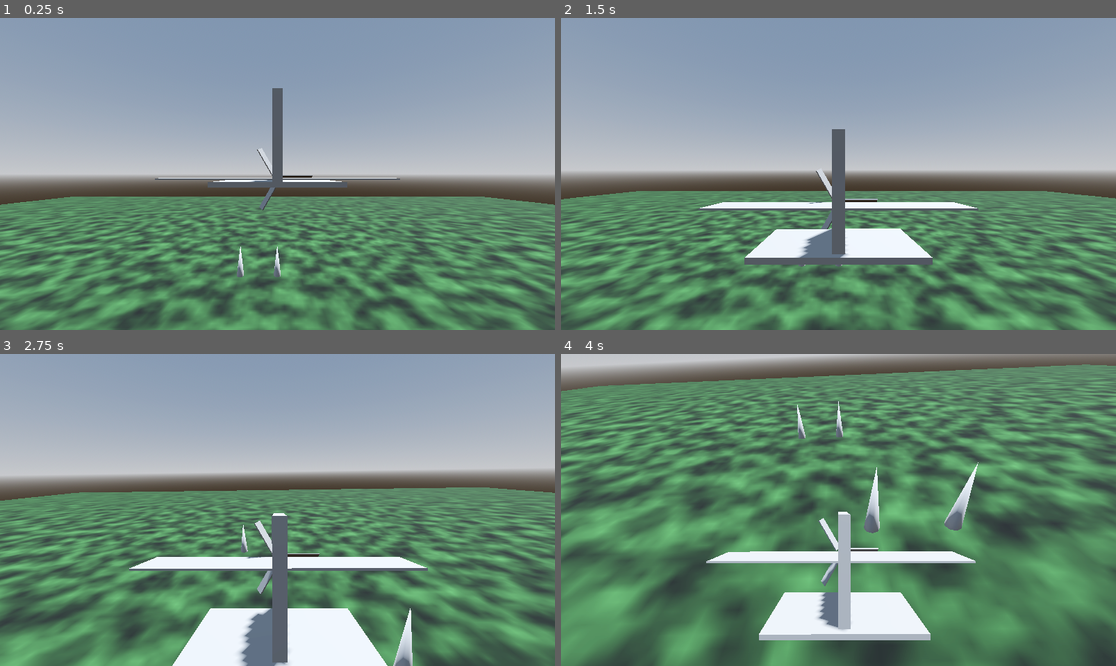
Above: before the commit, frames 1-4 (two rows, left to right).
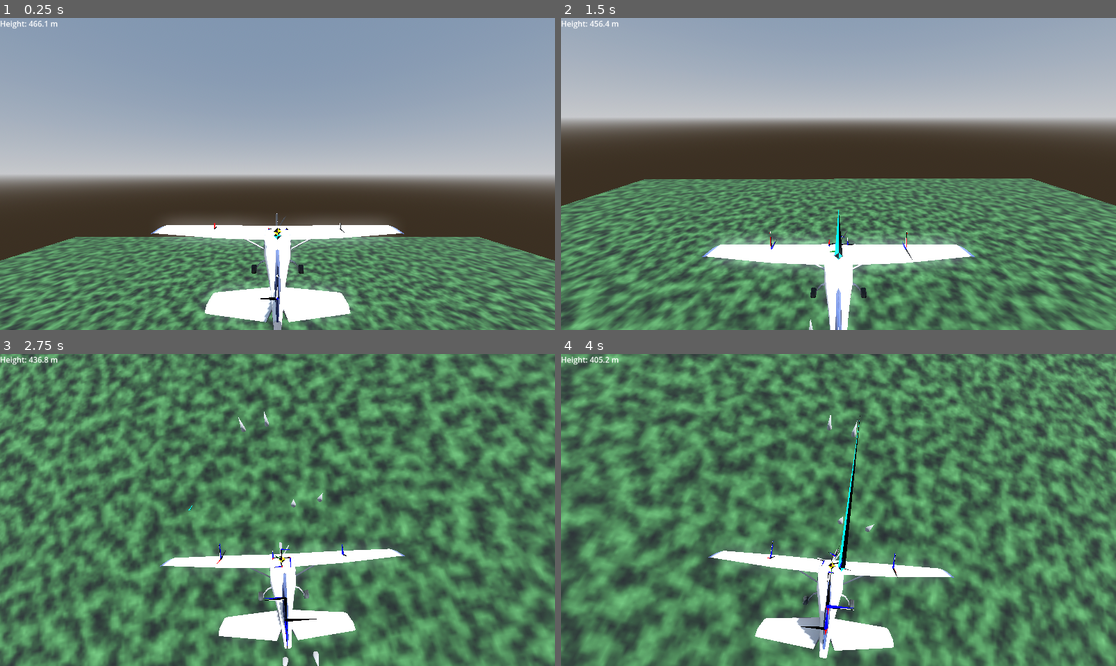
Above: after the commit, the same moments.

Repository: volodynator/flight-simulator
Game: Godot game, scene res://test_scenes/main.tscn
Same seed, same stepped clock (60 frames per second), same inputs: the game is played once before the commit and once after it. The project has no main scene, so this scene is started directly.
Inputs:
- Up to frame 1 (0.25 s): no input
- Up to frame 2 (1.5 s): hold Right (ui_right) 0.53-1.28 s; hold Ctrl (throttle_down) from 1.28 s (still down)
- Up to frame 3 (2.75 s): release Ctrl (throttle_down) at 2.03 s; hold Right (ui_right) from 2.03 s (still down)
- Up to frame 4 (4 s): release Right (ui_right) at 2.78 s; hold Shift (throttle_up) 2.78-3.53 s; hold Left (ui_left) from 3.53 s (still down)

The runs differ from the first frame. In frame 1, 32% of the frame differs, in the area x 0-100%, y 0-100%; in frame 2, 64%; in frame 3, 77%; in frame 4, 61%.

Commit message:
Add plane model, improve flight

Diff:
--- a/aero_body_3d.tscn
+++ b/aero_body_3d.tscn
@@ -153,6 +153,8 @@
 	last_rotation = get_parent().global_basis
 
 func _process(delta):
+	var plane_height = get_parent().global_position.y
+
 	#allows us to flip if the camera will lag behind due to movements, or if it will look ahead due to movements.
 	if look_ahead_lag_behind_toggle:
 		#position camera relative to movement direction
@@ -165,6 +167,7 @@
 	else:
 		position = dir * get_parent().global_basis * follow_distance
 		rotation = (rot).get_euler() * rotation_effect_multiplier
+
 
 
 "
--- a/main.tscn
+++ /dev/null
@@ -1,63 +0,0 @@
-[gd_scene load_steps=10 format=3 uid="uid://d018grxnd7x6i"]
-
-[ext_resource type="PackedScene" uid="uid://x4vt0jbuyet8" path="res://aero_body_3d.tscn" id="1_tjius"]
-[ext_resource type="PackedScene" path="res://pillars.tscn" id="2_bex3p"]
-
-[sub_resource type="ProceduralSkyMaterial" id="ProceduralSkyMaterial_3pr32"]
-sky_horizon_color = Color(0.64625, 0.65575, 0.67075, 1)
-ground_horizon_color = Color(0.64625, 0.65575, 0.67075, 1)
-
-[sub_resource type="Sky" id="Sky_6ykpw"]
-sky_material = SubResource("ProceduralSkyMaterial_3pr32")
-
-[sub_resource type="Environment" id="Environment_cg6fh"]
-background_mode = 2
-sky = SubResource("Sky_6ykpw")
-tonemap_mode = 2
-glow_enabled = true
-
-[sub_resource type="BoxShape3D" id="BoxShape3D_mouss"]
-size = Vector3(1000, 1, 1000)
-
-[sub_resource type="FastNoiseLite" id="FastNoiseLite_8llo8"]
-frequency = 0.11
-
-[sub_resource type="NoiseTexture2D" id="NoiseTexture2D_ccx6r"]
-noise = SubResource("FastNoiseLite_8llo8")
-
-[sub_resource type="StandardMaterial3D" id="StandardMaterial3D_uni3l"]
-albedo_color = Color(0.246682, 0.450129, 0.235876, 1)
-albedo_texture = SubResource("NoiseTexture2D_ccx6r")
-
-[node name="Main" type="Node3D"]
-
-[node name="WorldEnvironment" type="WorldEnvironment" parent="."]
-environment = SubResource("Environment_cg6fh")
-
-[node name="DirectionalLight3D" type="DirectionalLight3D" parent="."]
-transform = Transform3D(-0.866023, -0.433016, 0.250001, 0, 0.499998, 0.866027, -0.500003, 0.749999, -0.43301, 0, 0, 0)
-shadow_enabled = true
-
-[node name="StaticBody3D" type="StaticBody3D" parent="."]
-
-[node name="CollisionShape3D" type="CollisionShape3D" parent="StaticBody3D"]
-shape = SubResource("BoxShape3D_mouss")
-
-[node name="CSGBox3D" type="CSGBox3D" parent="StaticBody3D"]
-size = Vector3(3000, 1, 3000)
-material = SubResource("StandardMaterial3D_uni3l")
-
-[node name="AeroBody3D" parent="." instance=ExtResource("1_tjius")]
-transform = Transform3D(1, 0, 0, 0, 1, 0, 0, 0, 1, -0.0126266, 784.214, 598.371)
-
-[node name="Pillars" parent="." instance=ExtResource("2_bex3p")]
-transform = Transform3D(1, 0, 0, 0, 1, 0, 0, 0, 1, -28.3813, 1, 190.992)
-
-[node name="Pillars2" parent="." instance=ExtResource("2_bex3p")]
-transform = Transform3D(1, 0, 0, 0, 1, 0, 0, 0, 1, 51.6474, 1, -109.429)
-
-[node name="Pillars3" parent="." instance=ExtResource("2_bex3p")]
-transform = Transform3D(1, 0, 0, 0, 1, 0, 0, 0, 1, -30.4194, 1, -325.543)
-
-[node name="Pillars4" parent="." instance=ExtResource("2_bex3p")]
-transform = Transform3D(1, 0, 0, 0, 1, 0, 0, 0, 1, 37.5745, 1, 432.927)
--- a/pillars.tscn
+++ /dev/null
@@ -1,17 +0,0 @@
-[gd_scene format=3 uid="uid://smf6u3tuyv3x"]
-
-[node name="Pillars" type="Node3D"]
-
-[node name="CSGCylinder3D" type="CSGCylinder3D" parent="."]
-transform = Transform3D(1, 0, 0, 0, 1, 0, 0, 0, 1, 30, 25, 0)
-use_collision = true
-radius = 6.0
-height = 50.0
-cone = true
-
-[node name="CSGCylinder3D2" type="CSGCylinder3D" parent="."]
-transform = Transform3D(1, 0, 0, 0, 1, 0, 0, 0, 1, -30, 25, 0)
-use_collision = true
-radius = 6.0
-height = 50.0
-cone = true
--- /dev/null
+++ b/plane.tscn
@@ -0,0 +1,569 @@
+[gd_scene load_steps=59 format=3 uid="uid://b441vk6csa6a4"]
+
+[ext_resource type="Script" path="res://addons/godot_aerodynamic_physics/core/aero_body_3d.gd" id="1_rsftu"]
+[ext_resource type="Script" path="res://addons/godot_aerodynamic_physics/core/aero_influencer_3d/aero_surface_3d/manual_aero_surface_3d/manual_aero_surface_3d.gd" id="2_xdoe4"]
+[ext_resource type="Script" path="res://addons/godot_aerodynamic_physics/utils/pid.gd" id="3_lqxip"]
+[ext_resource type="Script" path="res://addons/godot_aerodynamic_physics/core/aero_influencer_3d/aero_surface_3d/manual_aero_surface_3d/manual_aero_surface_config.gd" id="3_unwgd"]
+[ext_resource type="Script" path="res://addons/godot_aerodynamic_physics/core/flight_assist.gd" id="4_iy6eo"]
+[ext_resource type="Script" path="res://addons/godot_aerodynamic_physics/core/aero_influencer_3d/aero_surface_3d/aero_surface_config.gd" id="4_tfar6"]
+[ext_resource type="Script" path="res://addons/godot_aerodynamic_physics/components/AeroControlComponent.gd" id="5_ayst7"]
+[ext_resource type="Script" path="res://addons/godot_aerodynamic_physics/core/control_configs/aero_influencer_control_axis_config.gd" id="5_vdfaq"]
+[ext_resource type="Script" path="res://addons/godot_aerodynamic_physics/core/control_configs/aero_influencer_control_config.gd" id="6_8apdl"]
+[ext_resource type="Script" path="res://addons/godot_aerodynamic_physics/core/aero_influencer_3d/aero_rotator_3d/aero_variable_propeller_3d.gd" id="8_og0ed"]
+[ext_resource type="Script" path="res://addons/godot_aerodynamic_physics/core/control_configs/aero_control_config.gd" id="10_thlsh"]
+[ext_resource type="PackedScene" uid="uid://bhu44cmhc2dxh" path="res://assets/plane_model/scene.gltf" id="12_mjgs4"]
+
+[sub_resource type="BoxShape3D" id="BoxShape3D_7lntn"]
+size = Vector3(6.23047, 1, 4.37244)
+
+[sub_resource type="Curve" id="Curve_6ojdt"]
+bake_resolution = 21
+_data = [Vector2(0, 0), 0.0, 0.0, 0, 0, Vector2(0.25, 1), 0.0, 0.0, 0, 0, Vector2(0.5, 0), 0.0, 0.0, 0, 0, Vector2(0.75, 1), 0.0, 0.0, 0, 0, Vector2(1, 0), 0.0, 0.0, 0, 0]
+point_count = 5
+
+[sub_resource type="Curve" id="Curve_jl3as"]
+min_value = 1.0
+max_value = 1.69
+bake_resolution = 23
+_data = [Vector2(0.07, 1), 0.0, 0.0, 0, 0, Vector2(0.088, 1.519), 0.0, 0.0, 0, 0, Vector2(0.119, 1), 0.0, 0.0, 0, 0]
+point_count = 3
+
+[sub_resource type="Curve" id="Curve_vwud1"]
+min_value = -1.0
+bake_resolution = 36
+_data = [Vector2(0, 0), 0.0, 0.0, 0, 0, Vector2(0.125, 1), 0.0, 0.0, 0, 0, Vector2(0.25, 1.45519e-11), 0.0, 0.0, 0, 0, Vector2(0.375, -0.4), 0.0, 0.0, 0, 0, Vector2(0.415, -1), 0.0, 0.0, 0, 0, Vector2(0.585, 1), 0.0, 0.0, 0, 0, Vector2(0.625, 0.4), 0.0, 0.0, 0, 0, Vector2(0.75, 1.45519e-11), 0.0, 0.0, 0, 0, Vector2(0.875, -1), 0.0, 0.0, 0, 0, Vector2(1, 0), 0.0, 0.0, 0, 0]
+point_count = 10
+
+[sub_resource type="Curve" id="Curve_lqtsf"]
+bake_resolution = 4
+_data = [Vector2(0, 1), 0.0, -2.09824, 0, 0, Vector2(0.406542, 0.490909), -0.666575, -0.666575, 0, 0, Vector2(1, 0.290909), 0.0, 0.0, 0, 0]
+point_count = 3
+
+[sub_resource type="Resource" id="Resource_h5un7"]
+script = ExtResource("3_unwgd")
+min_lift_coefficient = -1.0
+max_lift_coefficient = 1.0
+lift_aoa_curve = SubResource("Curve_vwud1")
+min_drag_coefficient = 0.0
+max_drag_coefficient = 1.0
+drag_aoa_curve = SubResource("Curve_6ojdt")
+sweep_drag_multiplier_curve = SubResource("Curve_lqtsf")
+drag_at_mach_multiplier_curve = SubResource("Curve_jl3as")
+
+[sub_resource type="Resource" id="Resource_s7qy6"]
+script = ExtResource("4_tfar6")
+chord = 1.705
+span = 5.493
+auto_aspect_ratio = true
+aspect_ratio = 3.2217
+
+[sub_resource type="Resource" id="Resource_yjwk2"]
+script = ExtResource("5_vdfaq")
+contribution = Vector3(-1, 0, 0)
+easing = 1.0
+
+[sub_resource type="Resource" id="Resource_tyc6x"]
+script = ExtResource("6_8apdl")
+enable_control = true
+max_value = Vector3(0.2, 0, 0)
+limit_movement_speed = false
+movement_speed = 1.0
+roll_config = SubResource("Resource_yjwk2")
+
+[sub_resource type="Resource" id="Resource_yd4jb"]
+script = ExtResource("5_vdfaq")
+contribution = Vector3(1, 0, 0)
+easing = 1.0
+
+[sub_resource type="Resource" id="Resource_tnjng"]
+script = ExtResource("6_8apdl")
+enable_control = true
+max_value = Vector3(0.2, 0, 0)
+limit_movement_speed = false
+movement_speed = 1.0
+roll_config = SubResource("Resource_yd4jb")
+
+[sub_resource type="Resource" id="Resource_3csbm"]
+script = ExtResource("4_tfar6")
+chord = 1.0
+span = 3.911
+auto_aspect_ratio = true
+aspect_ratio = 3.911
+
+[sub_resource type="Resource" id="Resource_2ywdb"]
+script = ExtResource("5_vdfaq")
+contribution = Vector3(-1, 0, 0)
+easing = 1.0
+
+[sub_resource type="Resource" id="Resource_quxso"]
+script = ExtResource("6_8apdl")
+enable_control = true
+max_value = Vector3(0.2, 0, 0)
+limit_movement_speed = false
+movement_speed = 1.0
+pitch_config = SubResource("Resource_2ywdb")
+
+[sub_resource type="Resource" id="Resource_t11qk"]
+script = ExtResource("4_tfar6")
+chord = 1.0
+span = 1.245
+auto_aspect_ratio = true
+aspect_ratio = 1.245
+
+[sub_resource type="Resource" id="Resource_bjrrl"]
+script = ExtResource("5_vdfaq")
+contribution = Vector3(1, 0, 0)
+easing = 1.0
+
+[sub_resource type="Resource" id="Resource_4dmhi"]
+script = ExtResource("6_8apdl")
+enable_control = true
+max_value = Vector3(0.4, 0, 0)
+limit_movement_speed = false
+movement_speed = 1.0
+yaw_config = SubResource("Resource_bjrrl")
+
+[sub_resource type="GDScript" id="GDScript_8p6bo"]
+script/source = "extends Camera3D
+
+@export var follow_distance : float = 12.0
+@export var height_offset : float = 3.0
+@export var transition_speed : float = 100.0
+@export var rotation_effect_multiplier : float = 3.0
+@export var look_ahead_lag_behind_toggle : bool = true
+
+@onready var last_pos : Vector3 = get_parent().global_position
+var dir : Vector3
+@onready var last_rotation : Basis = get_parent().global_basis
+var rot : Basis
+@onready var height_label : Label = $\"../Label\"
+
+func _physics_process(delta):
+	#calculate the direction of movement
+	var movement_this_step = get_parent().global_position - last_pos
+	dir = movement_this_step.normalized()
+	var movement_speed : float = movement_this_step.length() / delta
+
+	#smooths camera movement at lower speeds
+	var lerp_factor : float = clamp(remap(movement_speed, 0, transition_speed, 0, 1), 0, 1)
+	dir = lerp(Vector3(0, 0, -1) * get_parent().global_basis.inverse(), dir, lerp_factor)
+
+	#get change in rotation
+	var rotation_this_step = get_parent().global_basis.inverse() * last_rotation
+	rot = rotation_this_step
+
+	last_pos = get_parent().global_position
+	last_rotation = get_parent().global_basis
+
+func _process(delta):
+	var plane_height = get_parent().global_position.y
+
+	if height_label:
+		height_label.text = \"Height: %.1f m\" % plane_height
+	#allows us to flip if the camera will lag behind due to movements, or if it will look ahead due to movements.
+	if look_ahead_lag_behind_toggle:
+		#position camera relative to movement direction
+		#makes the camera appear to \"lag behind\" the airplane
+		#in other words, the camera responds psudo-physically to the airplane's movements
+		position = -dir * get_parent().global_basis * follow_distance + Vector3.UP * height_offset
+
+		#use change in rotation to make camera move in response to plane movements
+		rotation = (rot).get_euler() * -rotation_effect_multiplier
+	else:
+		position = dir * get_parent().global_basis * follow_distance + Vector3.UP * height_offset
+		rotation = (rot).get_euler() * rotation_effect_multiplier
+
+
+
+"
+
+[sub_resource type="Resource" id="Resource_bqiga"]
+script = ExtResource("3_lqxip")
+p = 0.001
+i = 0.0
+d = 0.01
+clamp_integral = false
+min_integral = -1.0
+max_integral = 1.0
+
+[sub_resource type="Resource" id="Resource_21c0u"]
+script = ExtResource("3_lqxip")
+p = 1.0
+i = 0.05
+d = 0.1
+clamp_integral = false
+min_integral = -1.0
+max_integral = 1.0
+
+[sub_resource type="Resource" id="Resource_msv1l"]
+script = ExtResource("3_lqxip")
+p = 10.0
+i = 0.3
+d = 4.0
+clamp_integral = false
+min_integral = -1.0
+max_integral = 1.0
+
+[sub_resource type="Resource" id="Resource_7xquj"]
+script = ExtResource("3_lqxip")
+p = 0.8
+i = 0.0
+d = 0.0
+clamp_integral = false
+min_integral = -1.0
+max_integral = 1.0
+
+[sub_resource type="Resource" id="Resource_5hmoc"]
+script = ExtResource("3_lqxip")
+p = 25.0
+i = 0.0
+d = 0.0
+clamp_integral = false
+min_integral = -1.0
+max_integral = 1.0
+
+[sub_resource type="Resource" id="Resource_3p5e8"]
+script = ExtResource("3_lqxip")
+p = 10.0
+i = 0.0
+d = 0.0
+clamp_integral = false
+min_integral = -1.0
+max_integral = 1.0
+
+[sub_resource type="Resource" id="Resource_n4160"]
+script = ExtResource("3_lqxip")
+p = 10.0
+i = 0.0
+d = 0.0
+clamp_integral = false
+min_integral = -1.0
+max_integral = 1.0
+
+[sub_resource type="Resource" id="Resource_mxikr"]
+script = ExtResource("3_lqxip")
+p = 0.5
+i = 3.0
+d = 0.0
+clamp_integral = true
+min_integral = -0.2
+max_integral = 0.2
+
+[sub_resource type="Resource" id="Resource_ixe5b"]
+script = ExtResource("3_lqxip")
+p = 0.4
+i = 1.0
+d = 0.0
+clamp_integral = true
+min_integral = -0.1
+max_integral = 0.1
+
+[sub_resource type="Resource" id="Resource_m8s2u"]
+script = ExtResource("3_lqxip")
+p = 0.0
+i = 0.4
+d = 0.0
+clamp_integral = false
+min_integral = -1.0
+max_integral = 1.0
+
+[sub_resource type="Resource" id="Resource_66lwe"]
+script = ExtResource("3_lqxip")
+p = 1.0
+i = 0.0
+d = 0.0
+clamp_integral = false
+min_integral = -1.0
+max_integral = 1.0
+
+[sub_resource type="Resource" id="Resource_041xi"]
+script = ExtResource("4_iy6eo")
+max_angular_rates = Vector3(2, 1, 5)
+enable_flight_assist_x = true
+pitch_assist_pid = SubResource("Resource_mxikr")
+enable_flight_assist_y = true
+yaw_assist_pid = SubResource("Resource_66lwe")
+enable_flight_assist_z = true
+roll_assist_pid = SubResource("Resource_ixe5b")
+enable_g_limiter = true
+g_limit = 9.0
+negative_g_limit = 3.0
+enable_aoa_limiter = true
+aoa_limit_start = 22.0
+aoa_limit_end = 25.0
+enable_control_adjustment = false
+tuned_airspeed = 100.0
+min_accounted_airspeed = 75.0
+tuned_density = 1.222
+min_accounted_air_density = 0.1
+enable_bank_angle_assist = false
+bank_angle_target = 0.0
+bank_angle_pid = SubResource("Resource_21c0u")
+enable_heading_hold = false
+heading_target = 0.0
+heading_pid = SubResource("Resource_3p5e8")
+enable_inclination_hold = false
+inclination_target = 0.0
+inclination_pid = SubResource("Resource_n4160")
+enable_speed_hold = false
+speed_target = 0.0
+speed_pid = SubResource("Resource_m8s2u")
+enable_altitude_hold = false
+altitude_target = 0.0
+altitude_pid = SubResource("Resource_bqiga")
+enable_target_direction = false
+direction_target = Vector3(0, 0, 0)
+direction_pitch_pid = SubResource("Resource_msv1l")
+direction_yaw_pid = SubResource("Resource_5hmoc")
+direction_roll_pid = SubResource("Resource_7xquj")
+
+[sub_resource type="Resource" id="Resource_320a7"]
+script = ExtResource("10_thlsh")
+use_bindings = true
+input = 0.0
+min_limit = -1.0
+max_limit = 1.0
+positive_event = &"ui_down"
+negative_event = &"ui_up"
+enable_smoothing = false
+smoothing_rate = 1.0
+cumulative_positive_event = &""
+cumulative_negative_event = &""
+cumulative_rate = 1.0
+easing = 1.0
+
+[sub_resource type="Resource" id="Resource_wndtw"]
+script = ExtResource("10_thlsh")
+use_bindings = true
+input = 0.0
+min_limit = -1.0
+max_limit = 1.0
+positive_event = &"yaw_left"
+negative_event = &"yaw_right"
+enable_smoothing = false
+smoothing_rate = 1.0
+cumulative_positive_event = &""
+cumulative_negative_event = &""
+cumulative_rate = 1.0
+easing = 1.0
+
+[sub_resource type="Resource" id="Resource_d85ce"]
+script = ExtResource("10_thlsh")
+use_bindings = true
+input = 0.0
+min_limit = -1.0
+max_limit = 1.0
+positive_event = &"ui_left"
+negative_event = &"ui_right"
+enable_smoothing = false
+smoothing_rate = 1.0
+cumulative_positive_event = &""
+cumulative_negative_event = &""
+cumulative_rate = 1.0
+easing = 1.0
+
+[sub_resource type="Resource" id="Resource_6ir7e"]
+script = ExtResource("10_thlsh")
+use_bindings = true
+input = 0.0
+min_limit = 0.0
+max_limit = 1.0
+positive_event = &""
+negative_event = &""
+enable_smoothing = false
+smoothing_rate = 1.0
+cumulative_positive_event = &"throttle_up"
+cumulative_negative_event = &"throttle_down"
+cumulative_rate = 1.0
+easing = 1.0
+
+[sub_resource type="Resource" id="Resource_cocds"]
+script = ExtResource("10_thlsh")
+use_bindings = true
+input = 0.0
+min_limit = 0.0
+max_limit = 1.0
+positive_event = &""
+negative_event = &""
+enable_smoothing = false
+smoothing_rate = 1.0
+cumulative_positive_event = &""
+cumulative_negative_event = &""
+cumulative_rate = 1.0
+easing = 1.0
+
+[sub_resource type="Resource" id="Resource_qfmjd"]
+script = ExtResource("10_thlsh")
+use_bindings = true
+input = 0.0
+min_limit = -1.0
+max_limit = 1.0
+positive_event = &""
+negative_event = &""
+enable_smoothing = false
+smoothing_rate = 1.0
+cumulative_positive_event = &""
+cumulative_negative_event = &""
+cumulative_rate = 1.0
+easing = 1.0
+
+[sub_resource type="Resource" id="Resource_lfawl"]
+script = ExtResource("5_vdfaq")
+contribution = Vector3(1, 0, 0)
+easing = 1.0
+
+[sub_resource type="Resource" id="Resource_1vmhy"]
+script = ExtResource("6_8apdl")
+enable_control = true
+max_value = Vector3(0.5, 0, 0)
+limit_movement_speed = false
+movement_speed = 1.0
+collective_config = SubResource("Resource_lfawl")
+
+[sub_resource type="Resource" id="Resource_ie8eg"]
+script = ExtResource("5_vdfaq")
+contribution = Vector3(1, 1, 1)
+easing = 1.0
+
+[sub_resource type="Resource" id="Resource_byxnl"]
+script = ExtResource("6_8apdl")
+enable_control = true
+max_value = Vector3(0, 100, 0)
+limit_movement_speed = false
+movement_speed = 1.0
+throttle_config = SubResource("Resource_ie8eg")
+
+[sub_resource type="Curve" id="Curve_rfvuu"]
+bake_resolution = 21
+_data = [Vector2(0, 0), 0.0, 0.0, 0, 0, Vector2(0.25, 1), 0.0, 0.0, 0, 0, Vector2(0.5, 0), 0.0, 0.0, 0, 0, Vector2(0.75, 1), 0.0, 0.0, 0, 0, Vector2(1, 0), 0.0, 0.0, 0, 0]
+point_count = 5
+
+[sub_resource type="Curve" id="Curve_ofsw4"]
+min_value = 1.0
+max_value = 1.69
+bake_resolution = 23
+_data = [Vector2(0.07, 1), 0.0, 0.0, 0, 0, Vector2(0.088, 1.519), 0.0, 0.0, 0, 0, Vector2(0.119, 1), 0.0, 0.0, 0, 0]
+point_count = 3
+
+[sub_resource type="Curve" id="Curve_fngpt"]
+min_value = -1.0
+bake_resolution = 36
+_data = [Vector2(0, 0), 0.0, 0.0, 0, 0, Vector2(0.125, 1), 0.0, 0.0, 0, 0, Vector2(0.25, 1.45519e-11), 0.0, 0.0, 0, 0, Vector2(0.375, -0.4), 0.0, 0.0, 0, 0, Vector2(0.415, -1), 0.0, 0.0, 0, 0, Vector2(0.585, 1), 0.0, 0.0, 0, 0, Vector2(0.625, 0.4), 0.0, 0.0, 0, 0, Vector2(0.75, 1.45519e-11), 0.0, 0.0, 0, 0, Vector2(0.875, -1), 0.0, 0.0, 0, 0, Vector2(1, 0), 0.0, 0.0, 0, 0]
+point_count = 10
+
+[sub_resource type="Curve" id="Curve_3sn0y"]
+bake_resolution = 4
+_data = [Vector2(0, 1), 0.0, -2.09824, 0, 0, Vector2(0.406542, 0.490909), -0.666575, -0.666575, 0, 0, Vector2(1, 0.290909), 0.0, 0.0, 0, 0]
+point_count = 3
+
+[sub_resource type="Resource" id="Resource_6jmqh"]
+script = ExtResource("3_unwgd")
+min_lift_coefficient = -1.0
+max_lift_coefficient = 1.0
+lift_aoa_curve = SubResource("Curve_fngpt")
+min_drag_coefficient = 0.0
+max_drag_coefficient = 1.0
+drag_aoa_curve = SubResource("Curve_rfvuu")
+sweep_drag_multiplier_curve = SubResource("Curve_3sn0y")
+drag_at_mach_multiplier_curve = SubResource("Curve_ofsw4")
+
+[sub_resource type="Resource" id="Resource_lqhqc"]
+script = ExtResource("4_tfar6")
+chord = 0.3
+span = 1.214
+auto_aspect_ratio = true
+aspect_ratio = 4.04667
+
+[node name="AeroBody3D" type="VehicleBody3D"]
+mass = 400.0
+center_of_mass_mode = 1
+center_of_mass = Vector3(0, 0, 0.2)
+linear_damp_mode = 1
+angular_damp_mode = 1
+script = ExtResource("1_rsftu")
+show_debug = true
+update_debug = true
+show_drag_vectors = false
+show_linear_velocity = false
+
+[node name="Label" type="Label" parent="."]
+offset_right = 260.0
+offset_bottom = 150.0
+
+[node name="CollisionShape3D" type="CollisionShape3D" parent="."]
+transform = Transform3D(1, 0, 0, 0, 1, 0, 0, 0, 1, 0, 0, 1.23993)
+shape = SubResource("BoxShape3D_7lntn")
+
+[node name="WingL" type="Node3D" parent="."]
+transform = Transform3D(1, 0, 0, 0, 1, 0, 0, 0, 1, -3.555, 0.175048, 0.235)
+script = ExtResource("2_xdoe4")
+manual_config = SubResource("Resource_h5un7")
+wing_config = SubResource("Resource_s7qy6")
+actuation_config = SubResource("Resource_tyc6x")
+
+[node name="WingR" type="Node3D" parent="."]
+transform = Transform3D(1, 0, 0, 0, 1, 0, 0, 0, 1, 3.55474, 0.175048, 0.234706)
+script = ExtResource("2_xdoe4")
+manual_config = SubResource("Resource_h5un7")
+wing_config = SubResource("Resource_s7qy6")
+actuation_config = SubResource("Resource_tnjng")
+
+[node name="Elevator" type="Node3D" parent="."]
+transform = Transform3D(1, 0, 0, 0, 1, 0, 0, 0, 1, 0, -0.484652, 5.60355)
+script = ExtResource("2_xdoe4")
+manual_config = SubResource("Resource_h5un7")
+wing_config = SubResource("Resource_3csbm")
+actuation_config = SubResource("Resource_quxso")
+
+[node name="Rudder" type="Node3D" parent="."]
+transform = Transform3D(-4.37114e-08, 1, 0, -1, -4.37114e-08, 0, 0, 0, 1, 0, 0.408218, 6.02267)
+script = ExtResource("2_xdoe4")
+manual_config = SubResource("Resource_h5un7")
+wing_config = SubResource("Resource_t11qk")
+actuation_config = SubResource("Resource_4dmhi")
+
+[node name="Camera3D" type="Camera3D" parent="."]
+transform = Transform3D(1, 0, 0, 0, 1, 0, 0, 0, 1, 0, 1.78729, 18.5855)
+visible = false
+script = SubResource("GDScript_8p6bo")
+
+[node name="AeroControlComponent" type="Node" parent="."]
+script = ExtResource("5_ayst7")
+flight_assist = SubResource("Resource_041xi")
+pitch_control_config = SubResource("Resource_320a7")
+yaw_control_config = SubResource("Resource_wndtw")
+roll_control_config = SubResource("Resource_d85ce")
+throttle_control_config = SubResource("Resource_6ir7e")
+brake_control_config = SubResource("Resource_cocds")
+collective_control_config = SubResource("Resource_qfmjd")
+
+[node name="AeroVariablePropeller3D" type="Node3D" parent="." node_paths=PackedStringArray("propeller_blade")]
+transform = Transform3D(1, 0, 0, 0, -4.37114e-08, 1, 0, -1, -4.37114e-08, 0, -0.518952, -2.17258)
+script = ExtResource("8_og0ed")
+propeller_pitch = 45.0
+collective = 45.0
+propeller_collective_control_config = SubResource("Resource_1vmhy")
+propeller_amount = 4
+propeller_blade = NodePath("ManualAeroSurface3D")
+propeller_speed_control_config = SubResource("Resource_byxnl")
+angular_motor = Vector3(0, 150, 0)
+
+[node name="ManualAeroSurface3D" type="Node3D" parent="AeroVariablePropeller3D"]
+transform = Transform3D(1, 0, 0, 0, 1, 0, 0, 0, 1, 0.600074, 0, 0)
+script = ExtResource("2_xdoe4")
+manual_config = SubResource("Resource_6jmqh")
+wing_config = SubResource("Resource_lqhqc")
+
+[node name="CSGBox3D" type="CSGBox3D" parent="AeroVariablePropeller3D/ManualAeroSurface3D"]
+transform = Transform3D(1, 0, 0, 0, 1, 0, 0, 0, 1, 0, 0, 0.0611309)
+size = Vector3(1, 0.0332031, 0.25)
+
+[node name="CSGCylinder3D" type="CSGCylinder3D" parent="AeroVariablePropeller3D"]
+transform = Transform3D(1, 0, 0, 0, 1, 0, 0, 0, 1, 0, 0.214175, 0)
+radius = 0.0617059
+height = 0.456036
+
+[node name="Sketchfab_Scene" parent="." instance=ExtResource("12_mjgs4")]
+transform = Transform3D(-0.1, 0, -8.74228e-09, 0, 0.1, 0, 8.74228e-09, 0, -0.1, 0, -2.04495, 0)
+
+[editable path="Sketchfab_Scene"]
--- a/test_scenes/main.tscn
+++ b/test_scenes/main.tscn
@@ -1,7 +1,7 @@
-[gd_scene load_steps=10 format=3 uid="uid://daj1puy51arhd"]
+[gd_scene load_steps=10 format=3 uid="uid://d018grxnd7x6i"]
 
-[ext_resource type="PackedScene" uid="uid://op2jpttcam11" path="res://test_scenes/aero_body_3d.tscn" id="1_tjius"]
-[ext_resource type="PackedScene" uid="uid://dtl1j545k44vq" path="res://test_scenes/pillars.tscn" id="2_bex3p"]
+[ext_resource type="PackedScene" uid="uid://smf6u3tuyv3x" path="res://test_scenes/pillars.tscn" id="2_bex3p"]
+[ext_resource type="PackedScene" uid="uid://b441vk6csa6a4" path="res://plane.tscn" id="2_qs7vu"]
 
 [sub_resource type="ProceduralSkyMaterial" id="ProceduralSkyMaterial_3pr32"]
 sky_horizon_color = Color(0.64625, 0.65575, 0.67075, 1)
@@ -59,5 +59,5 @@
 [node name="Pillars4" parent="." instance=ExtResource("2_bex3p")]
 transform = Transform3D(1, 0, 0, 0, 1, 0, 0, 0, 1, 37.5745, 1, 432.927)
 
-[node name="AeroBody3D" parent="." instance=ExtResource("1_tjius")]
-transform = Transform3D(1, 0, 0, 0, 1, 0, 0, 0, 1, 0, 166.515, 0)
+[node name="AeroBody3D" parent="." instance=ExtResource("2_qs7vu")]
+transform = Transform3D(1, 0, 0, 0, 1, 0, 0, 0, 1, 0, 466.338, 0)
Not shown: 1 places in aero_body_3d.tscn that only renumber resources
Not shown, added: assets/11804_Airplane_v2_l2.mtl
Not shown, added: assets/plane_model/11804_Airplane_v2_l2.mtl
Binary file added: assets/plane_model/scene.bin
Not shown, added: assets/plane_model/scene.gltf
Not shown, added: assets/plane_model/scene.gltf.import
Binary file added: assets/plane_model/textures/airplane_baseColor.png
Not shown, added: assets/plane_model/textures/airplane_baseColor.png.import
Binary file added: assets/plane_model/textures/airplane_normal.png
Not shown, added: assets/plane_model/textures/airplane_normal.png.import
Binary file added: assets/scene.bin
Not shown: 1 places in test_scenes/pillars.tscn that only renumber resources
